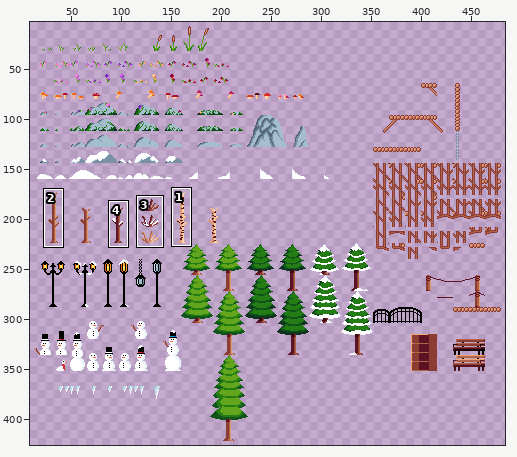
Two versions of one sprite sheet, Goose with a Scarf/sprites/sprTilesDeco16/e3e90a35-e177-4fa3-9686-92c172d5dfba.png. The first picture is a wide view before the edit; the outline marks the close-up.
Close-up. As it was:
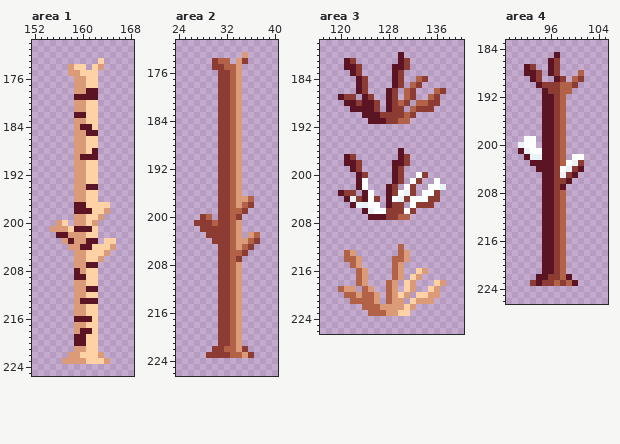
The file is 496x496 pixels. Shown: area 1: x 152..168, y 170..225; area 2: x 24..40, y 171..226; area 3: x 117..140, y 178..226; area 4: x 89..105, y 183..226. The wide view leaves out empty margins. The commit also changed other parts of the picture, which this record leaves out.
The same view after the edit:
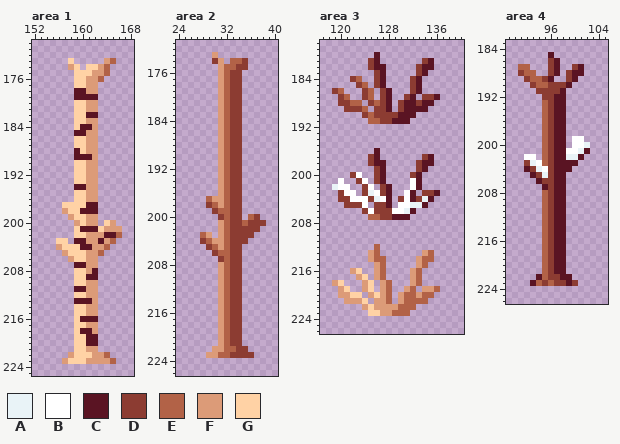
Palette (. is transparent): A #e9f3f7  B #ffffff  C #5a1423  D #8c3c32  E #b26247  F #dc9b78  G #ffd2a5
Changes in this commit:
Area 1:
y 173: x 158 . -> G; x 163..165 G.. -> .FE
y 174: x 160..161 G. -> .G; x 164 . -> E
y 175: x 158..159 FF -> .G; x 162..164 G.. -> FFE
y 176: x 159..163 FFGG. -> GGFFE
y 177: x 159..162 FFGG -> GGFF
y 178: x 159..162 FFCC -> CCFF
y 180..181: x 159..162 FFGG -> GGFF
y 182: x 159..162 CCGG -> GGCC
y 183: x 159..162 FFGG -> GGFF
y 184: x 159 F -> G; x 162 G -> F
y 185: x 159..162 FFCC -> CCFF
y 186..187: x 159..162 FFGG -> GGFF
y 188: x 159..162 FFGC -> CGFF
y 189: x 159 F -> C; x 162 C -> F
y 190..193: x 159..162 FFGG -> GGFF
y 194: x 159..162 FFCC -> CCFF
y 195..196: x 159..162 FFGG -> GGFF
y 197: x 157..164 ..CCGGGG -> GGGGCC..
y 198: x 157..159 ..C -> FGG; x 162..164 GGF -> C..
y 199: x 158..163 .FFGGF -> FGGFF.
y 200: x 156..157 FG -> ..; x 160..161 FG -> GF; x 164..165 .. -> GF
y 201: x 155..159 FFFGC -> ....G; x 162..166 G.... -> CGFFF
y 202: x 156..166 CCFFFGG.... -> ...GGFFFCCE
y 203: x 156..165 .FCFFCC.GG -> GG.CCFFCFE
y 204: x 156..159 ..FF -> FGGG; x 162..165 GGGF -> FFE.
y 205: x 157..164 ..FFGGGF -> FGGGFFE.
y 206: x 158..163 .FFGGF -> FGGFF.
y 207: x 159..162 FFCC -> CCFF
y 208: x 159..162 CFGG -> GGFC
y 209: x 159..162 CCGG -> GGCC
y 210: x 159..162 FFGG -> GGFF
y 211: x 159..162 FFCC -> CCFF
y 212: x 159..162 FFGG -> GGFF
y 213: x 159 F -> C; x 162 C -> F
y 214..215: x 159..162 FFGG -> GGFF
y 216: x 159 C -> G; x 162 G -> C
y 217: x 159..162 FFGG -> GGFF
y 218: x 159 F -> G; x 162 G -> F
y 219..220: x 159..162 CCGG -> GGCC
y 221: x 159..162 FFGG -> GGFF
y 222: x 159 F -> G; x 162 G -> F; x 164 . -> E
y 223: x 158..163 FFFGGG -> GGGFFF; x 165 . -> E
Area 2:
y 173: x 30 . -> F; x 35 F -> .
y 174: x 31..34 EE.F -> F.EE
y 175: x 30..31 DD -> .F; x 34..35 F. -> DD
y 176..196: x 31..34 DDEF -> FEDD
y 197: x 29..36 ..DDEFFE -> EFFEDD..
y 198: x 29..36 ..DDEFED -> DEFEDD..
y 199: x 30..35 .DDEED -> DEEDD.
y 200: x 28..29 DE -> ..; x 32..33 DE -> ED; x 36..37 .. -> ED
y 201: x 27..38 DDDEDDEF.... -> ....FEDDEDDD
y 202: x 28..37 DDDDDEF... -> ...FEDDDDD
y 203: x 28..37 .DDDDEF.FE -> EF.FEDDDD.
y 204: x 28..37 ..DDDEFFED -> DEFFEDDD..
y 205: x 29..36 ..DDEFED -> DEFEDD..
y 206: x 30..35 .DDEED -> DEEDD.
y 207: x 32..33 DE -> ED
y 208..221: x 31..34 DDEF -> FEDD
y 222: x 30..31 DD -> FF; x 34 F -> D
y 223: x 29..35 DDDDEEF -> FFEEDDD
Area 3:
y 180: x 126 . -> C; x 130 C -> .
y 181: x 121..122 CD -> ..; x 125..126 .. -> DC; x 130..131 CD -> ..; x 134..135 .. -> DC
y 182: x 121..123 CCD -> ...; x 125..127 ... -> DCC; x 129..131 CCD -> ...; x 133..135 ... -> DCC
y 183: x 122..123 CD -> ..; x 126..127 .. -> DC; x 129..130 CD -> ..; x 133..134 .. -> DC
y 184: x 122..124 .CD -> DE.; x 126..127 .. -> DC; x 129..130 CD -> ..; x 132..134 .ED -> DC.
y 185: x 123..124 CD -> DE; x 126..127 .. -> DC; x 129..130 CD -> ..; x 132..133 ED -> DC
y 186: x 119..120 .. -> DE; x 123 C -> .; x 125 . -> E; x 127 . -> D; x 129 D -> .; x 131 E -> .; x 133 . -> C; x 136..137 ED -> ..
y 187: x 120..122 CDD -> DE.; x 124..125 CD -> DE; x 127 . -> D; x 129 D -> .; x 131..132 ED -> DC; x 134..136 .ED -> DDC
y 188: x 120..127 .CCDCCD. -> DDEE.DED; x 129..136 DED.EEDD -> .DCCDCC.
y 189: x 121..125 .CCCC -> DDDE.; x 127 . -> D; x 129 D -> .; x 131..135 .EDDD -> CCCC.
y 190: x 124..126 CCC -> DED; x 130..132 DED -> CCC
y 191: x 125..127 CCC -> EED; x 129..131 DEE -> CCC
y 196: x 126 . -> C; x 130 C -> .
y 197: x 121..122 CD -> ..; x 125..126 .. -> DC; x 130..131 CD -> ..; x 134..135 .. -> DC
y 198: x 121..123 CCD -> ...; x 125..127 ... -> DCC; x 129..131 CCD -> ...; x 133..135 ... -> DCC
y 199: x 122..123 CD -> ..; x 126..127 .. -> DC; x 129..130 CD -> ..; x 133..134 .. -> DC
y 200: x 122..124 .CD -> DB.; x 126..127 .. -> DC; x 129..130 CD -> ..; x 132..134 .BD -> DC.
y 201: x 120 . -> B; x 123 C -> D; x 126..127 .. -> DC; x 129..130 CD -> ..; x 133 D -> C; x 136 B -> .
y 202: x 119..121 ... -> ABB; x 123..125 CB. -> .DB; x 127 . -> D; x 129 D -> .; x 131..133 BD. -> .BC; x 135..137 BBA -> ...
y 203: x 120..122 CDD -> DBB; x 124..127 CB.. -> DABD; x 129..132 DBAD -> ..BC; x 134..136 BBD -> DDC
y 204: x 120..127 .CADCBD. -> DDBBBDAB; x 129..136 BADBBBDD -> .DBCDAC.
y 205: x 121..127 .CAABB. -> DDDB.DD; x 129..135 DD.BDDD -> .BBAAC.
y 206: x 124..127 CABB -> DBDD; x 129..132 DDBD -> BBAC
y 207: x 125..127 CCC -> EED; x 129..131 DEE -> CCC
y 212: x 126 . -> E; x 130 E -> .
y 213: x 121..122 EF -> ..; x 125..126 .. -> FE; x 130..131 EF -> ..; x 134..135 .. -> FE
y 214: x 121..123 EEF -> ...; x 125..127 ... -> FEE; x 129..131 EEF -> ...; x 133..135 ... -> FEE
y 215: x 122..123 EF -> ..; x 126..127 .. -> FE; x 129..130 EF -> ..; x 133..134 .. -> FE
y 216: x 122..124 .EF -> FG.; x 126..127 .. -> FE; x 129..130 EF -> ..; x 132..134 .GF -> FE.
y 217: x 123..124 EF -> FG; x 126..127 .. -> FE; x 129..130 EF -> ..; x 132..133 GF -> FE
y 218: x 119..120 .. -> FG; x 123 E -> .; x 125 . -> G; x 127 . -> F; x 129 F -> .; x 131 G -> .; x 133 . -> E; x 136..137 GF -> ..
y 219: x 120..122 EFF -> FG.; x 124..125 EF -> FG; x 127 . -> F; x 129 F -> .; x 131..132 GF -> FE; x 134..136 .GF -> FFE
y 220: x 120..127 .EEFEEF. -> FFGG.FGF; x 129..136 FGF.GGFF -> .FEEFEE.
y 221: x 121..125 .EEEE -> FFFG.; x 127 . -> F; x 129 F -> .; x 131..135 .GFFF -> EEEE.
y 222: x 124..126 EEE -> FGF; x 130..132 FGF -> EEE
y 223: x 125..127 EEE -> GGF; x 129..131 FGG -> EEE
Area 4:
y 185: x 96..97 .C -> C.
y 186: x 96..97 CD -> DC
y 187: x 91..93 .CD -> EE.; x 96..97 CD -> DC; x 100..101 .. -> DC
y 188: x 91..94 .CCD -> DEE.; x 96..97 CD -> DC; x 99..101 ..E -> DCC
y 189: x 92..101 .CD..CD.ED -> DEEDC..DC.
y 190: x 93..95 .CD -> DEE; x 98..100 EED -> DC.
y 191: x 94..95 .C -> DD; x 98..99 EE -> C.
y 192: x 95..98 CCDE -> DDCC
y 193..198: x 95..98 CCDE -> EDCC
y 199: x 92..93 BB -> ..; x 95..98 CCDE -> EDCC; x 100..101 .. -> BB
y 200: x 91..93 ABB -> ...; x 95..98 CCDE -> EDCC; x 100..102 ... -> BBA
y 201: x 91..102 CABBCCDE.... -> ....EDCCBBAC
y 202: x 92..101 CAACCDE.BB -> BB.EDCCAAC
y 203: x 92..101 .CCCCDEBAD -> DABEDCCCC.
y 204: x 92..101 ..CCCDBADC -> CDABDCCC..
y 205: x 93..100 ..CCDADC -> CDADCC..
y 206: x 94..99 .CCDDC -> CDDCC.
y 207: x 96..97 CD -> DC
y 208..221: x 95..98 CCDE -> EDCC
y 222: x 95 C -> E; x 98 E -> C
y 223: x 93..94 DC -> CE; x 96..97 DE -> ED; x 99..100 EC -> CD
Where, in picture pixels (left, top, right, bottom), the same in both close-ups:
changed: (50, 58, 122, 364)
changed: (194, 52, 266, 358)
changed: (332, 52, 446, 124)
changed: (332, 148, 446, 220)
changed: (332, 244, 446, 316)
changed: (518, 52, 590, 286)
